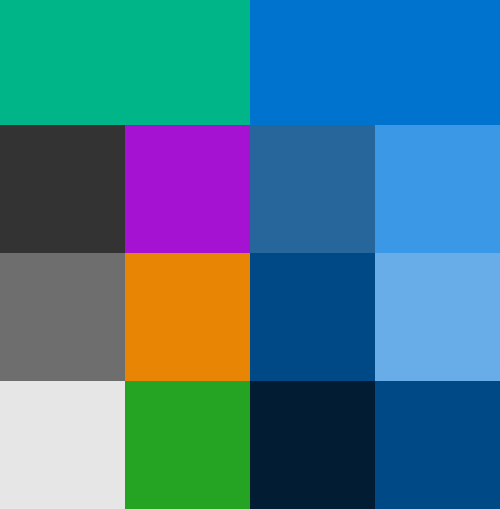
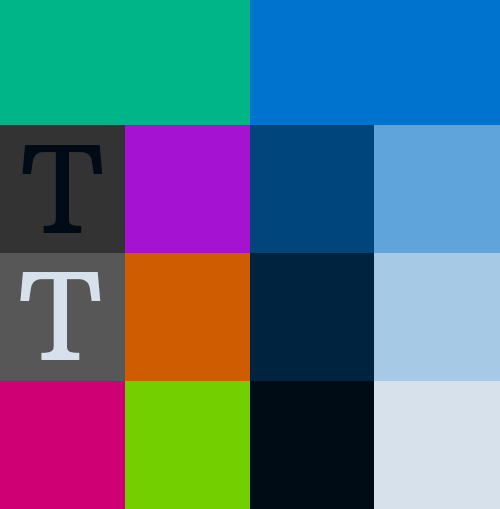
Layered file, before and after one edit (500x509). Changes by layer:
added layer "T" (1st of 2) above "T" over [22, 145, 103, 233]
added layer "T" (2nd of 2) above "Shape 1 copy" over [20, 272, 101, 360]
added layer "Shape 2 copy 16" (10%) above "Shape 2 copy 18" over [375, 381, 500, 509]
added layer "Shape 2 copy 18" (10%) above "Shape 2 copy 11" over [250, 381, 375, 509]
painted on "Shape 2 copy 11" over [125, 381, 250, 509]
"Shape 2 copy 10": opacity 100% → 60%, painted on it over [0, 125, 375, 509]
added layer "Shape 2 copy 15" (30%) above "Shape 2 copy 17" over [375, 253, 500, 381]
added layer "Shape 2 copy 17" (30%) above "Shape 2 copy 7" over [250, 253, 375, 381]
painted on "Shape 2 copy 7" over [125, 253, 250, 381]
painted on "Shape 2 copy 6" over [0, 253, 125, 381]
added layer "Shape 2 copy 14" (60%) above "Shape 2 copy 3" over [375, 125, 500, 253]
painted on "Shape 2 copy 3" over [0, 125, 375, 509]
added group "Group 1" with 6 layers above "Rectangle 1" over [38, 125, 500, 509]
hid "Shape 2 copy 9", moved it into group "Group 1" over [375, 253, 500, 381]
hid "Shape 2 copy 8", moved it into group "Group 1" over [250, 253, 375, 381]
hid "Shape 2 copy 4", moved it into group "Group 1" over [375, 125, 500, 253]
hid "Shape 2 copy 12", moved it into group "Group 1" over [250, 381, 375, 509]
hid "Shape 2 copy 13", moved it into group "Group 1" over [375, 381, 500, 509]
added layer "Rectangle 1" above "Layer 1" over [248, 125, 374, 509]
painted on "Layer 1" over [0, 500, 500, 509]
